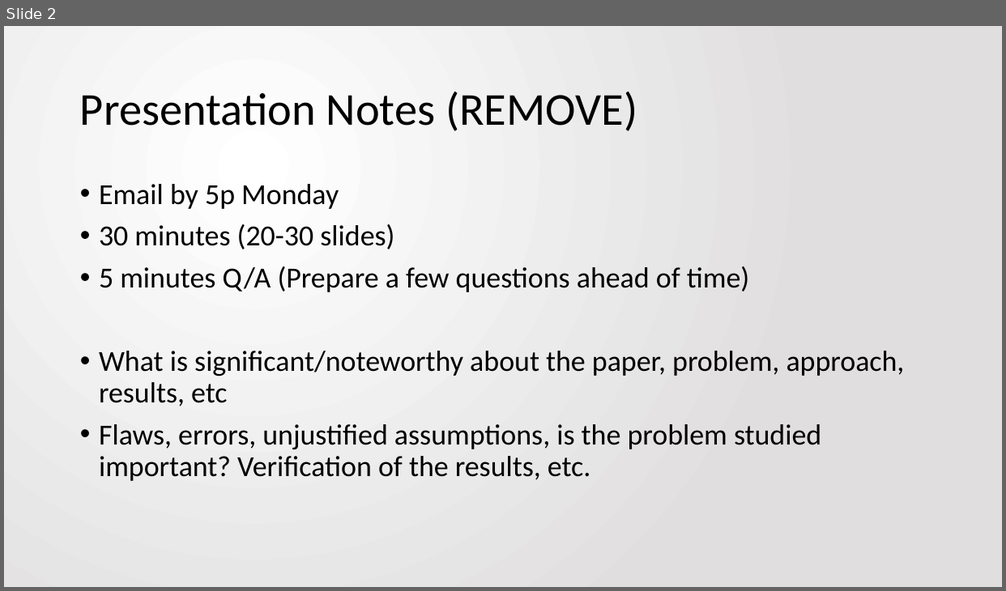
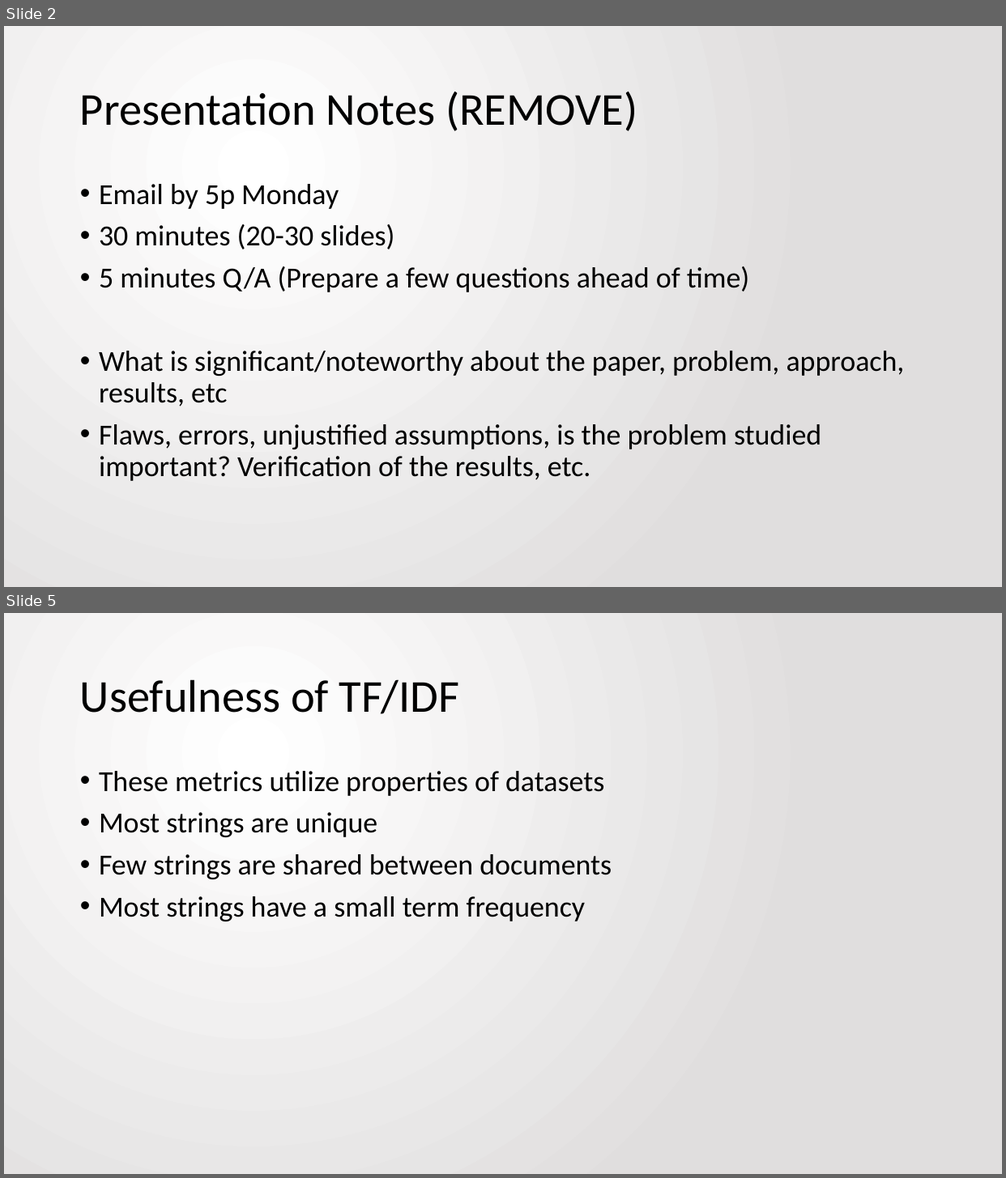
Before and after one commit to jbfitz/EECS405, a slide deck: Paper Presentation/EECS405.PattersonFitzpatrick.PaperPresentation.pptx. Shown one above the other, each under a label of ours: slide 2 before the commit, slides 2 and 5 after it; the slides between them are not shown. The pictures are 1006x591 and 1006x1178 pixels, drawn with LibreOffice and Linux fonts; fonts in the diff are those of the drawing. Boxes give left, top, right and bottom in pixels: in the first picture for what was removed or moved away, otherwise in the second. Text is boxed around its words. In the diff, an @@ line names an element or a change of style, - is before the commit and + after.

```diff
--- a/Paper Presentation/EECS405.PattersonFitzpatrick.PaperPresentation.pptx
+++ b/Paper Presentation/EECS405.PattersonFitzpatrick.PaperPresentation.pptx
@@ slide 5 added at [4, 613, 1002, 1174], background gradient #FFFFFF to #E1DFDF @@
@@ title added at [80, 679, 459, 714], 44 pt, text #000000 @@
+Usefulness of TF/IDF
@@ text added at [99, 771, 612, 922], 28 pt, text #000000 @@
+• These metrics utilize properties of datasets
+• Most strings are unique
+• Few strings are shared between documents
+• Most strings have a small term frequency
```
Also in this commit, not shown: 4 other slides added, 1 other file.
